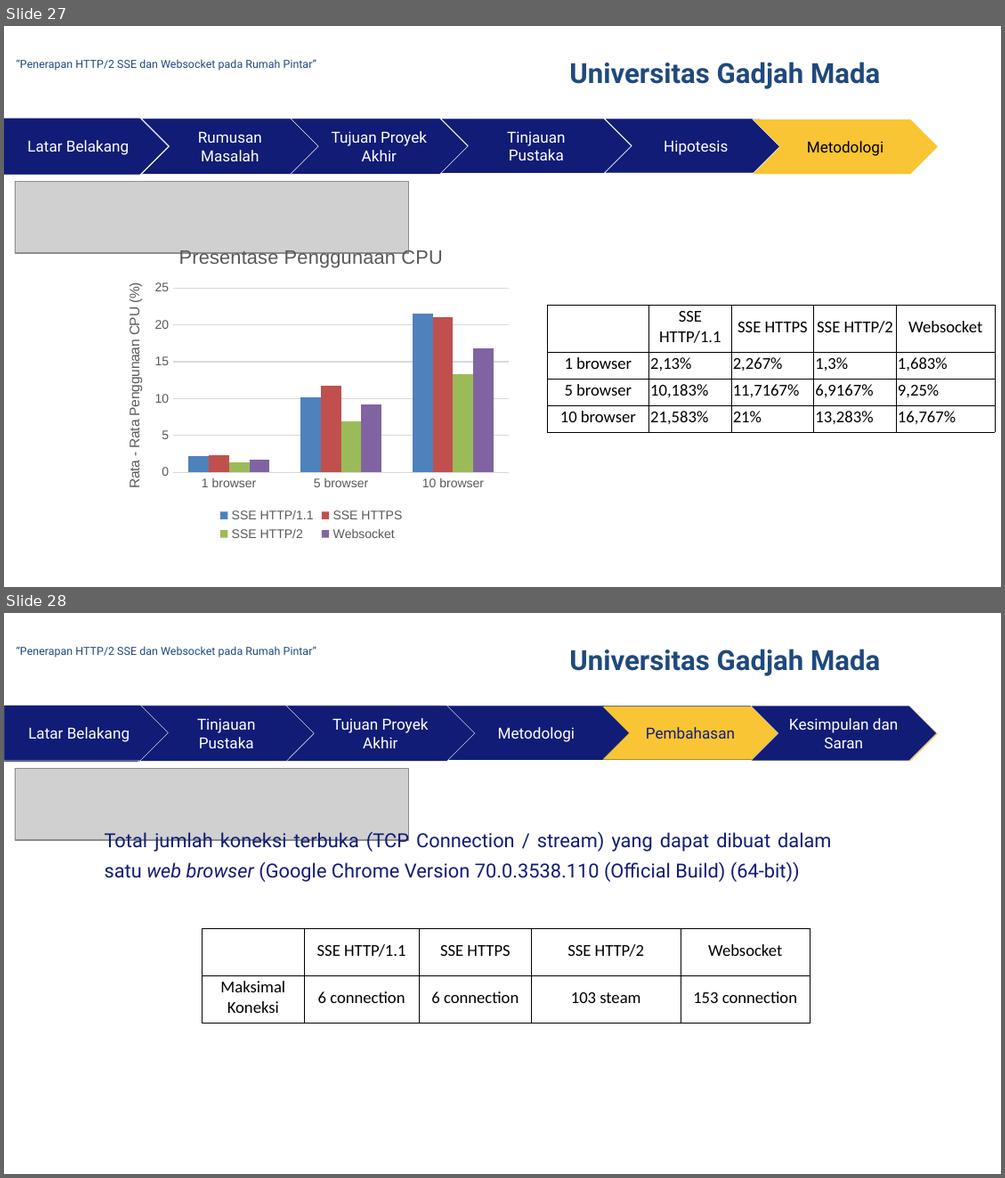
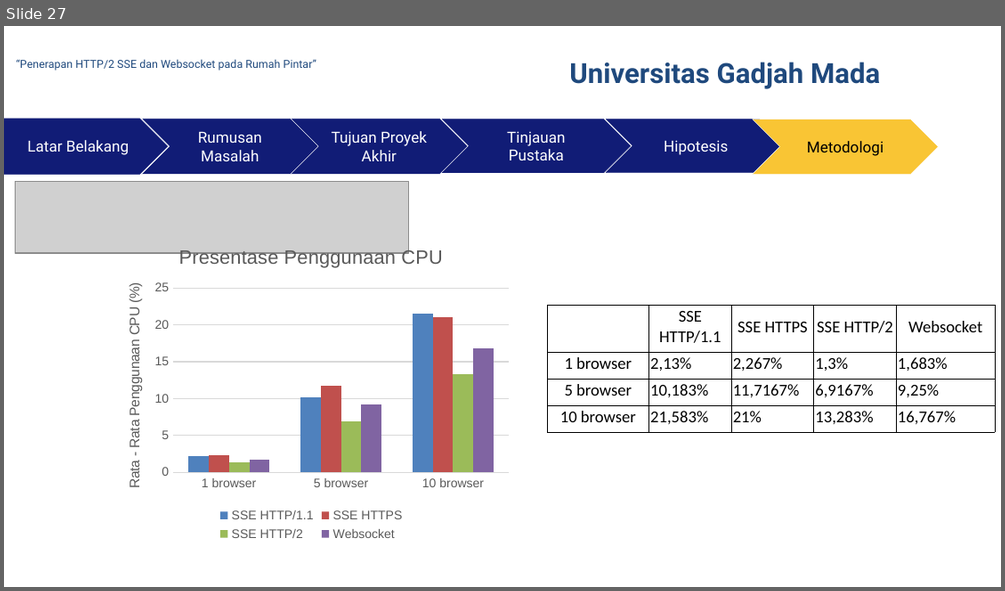
Before and after one commit to rusminto/ws_sse, a slide deck: berkas/ppt muham.pptx. Shown one above the other, each under a label of ours: slides 27 and 28 before the commit, slide 27 after it. The pictures are 1005x1178 and 1005x591 pixels, drawn with LibreOffice and Linux fonts; fonts in the diff are those of the drawing; grey boxes stand for pictures; background and template pictures are left out. Boxes give left, top, right and bottom in pixels: in the first picture for what was removed or moved away, otherwise in the second. Text is boxed around its words. In the diff, an @@ line names an element or a change of style, - is before the commit and + after.

Commit message:
jurnal, proposal, laporan akhir fix

```diff
--- a/berkas/ppt muham.pptx
+++ b/berkas/ppt muham.pptx
@@ slide 28 removed at (4,613,1001,1174), background picture (left out) @@
@@ text removed at (16,646,316,657) @@
-“Penerapan HTTP/2 SSE dan Websocket pada Rumah Pintar”
@@ text removed at (569,649,880,676) @@
-Universitas Gadjah Mada
@@ pentagon arrow removed at (4,706,168,762) @@
-Latar Belakang
@@ pentagon arrow removed at (4,705,169,761) @@
-Latar Belakang
@@ chevron removed at (138,706,315,762) @@
-Tinjauan Pustaka
@@ chevron removed at (142,706,319,762) @@
-Rumusan Masalah
@@ chevron removed at (286,706,475,762) @@
-Tujuan Proyek Akhir
@@ chevron removed at (291,706,469,762) @@
-Tujuan Proyek Akhir
@@ chevron removed at (442,706,630,760) @@
-Metodologi
@@ chevron removed at (602,706,778,760) @@
-Pembahasan
@@ chevron removed at (751,706,936,761) @@
-Kesimpulan dan Saran
@@ chevron removed at (752,706,938,761) @@
-Metodologi
@@ picture removed at (15,769,408,840) @@
@@ text removed at (105,829,831,882) @@
-Total jumlah koneksi terbuka (TCP Connection / stream) yang dapat dibuat dalam satu web browser (Google Chrome Version 70.0.3538.110 (Official Build) (64-bit))
@@ table removed at (202,928,809,1022), 2 rows, 5 columns @@
- | SSE HTTP/1.1 | SSE HTTPS | SSE HTTP/2 | Websocket
-Maksimal Koneksi | 6 connection | 6 connection | 103 steam | 153 connection
```
Also in this commit, not shown: 12 other files.
